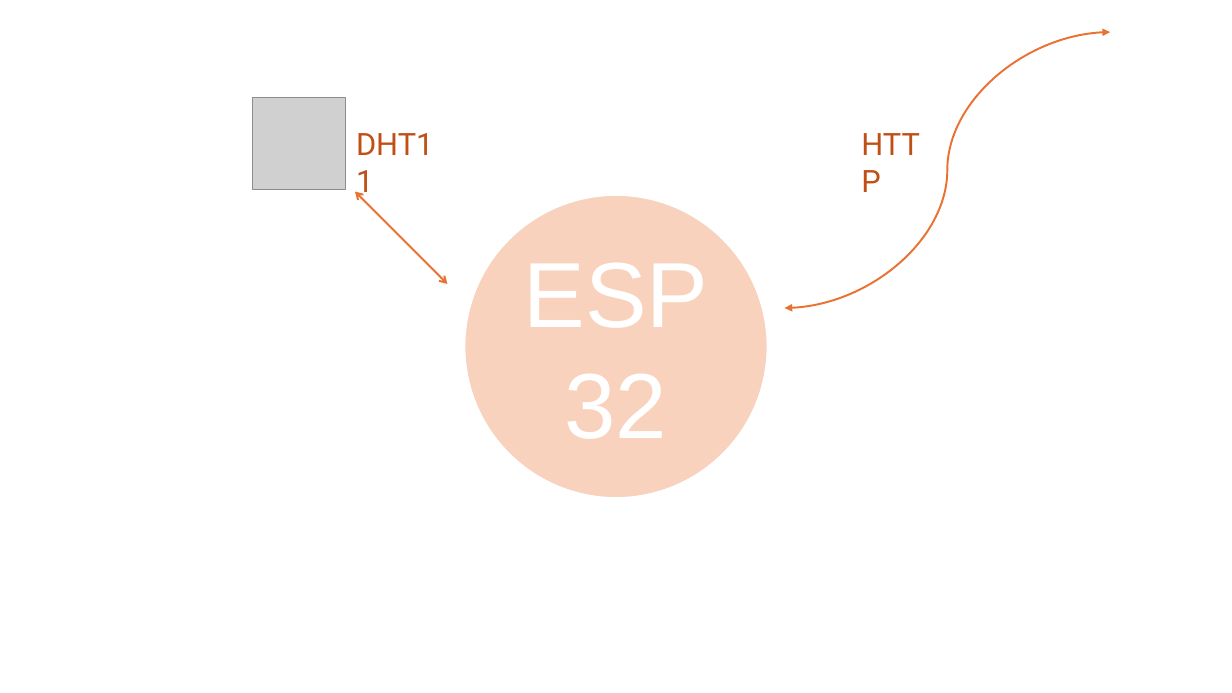
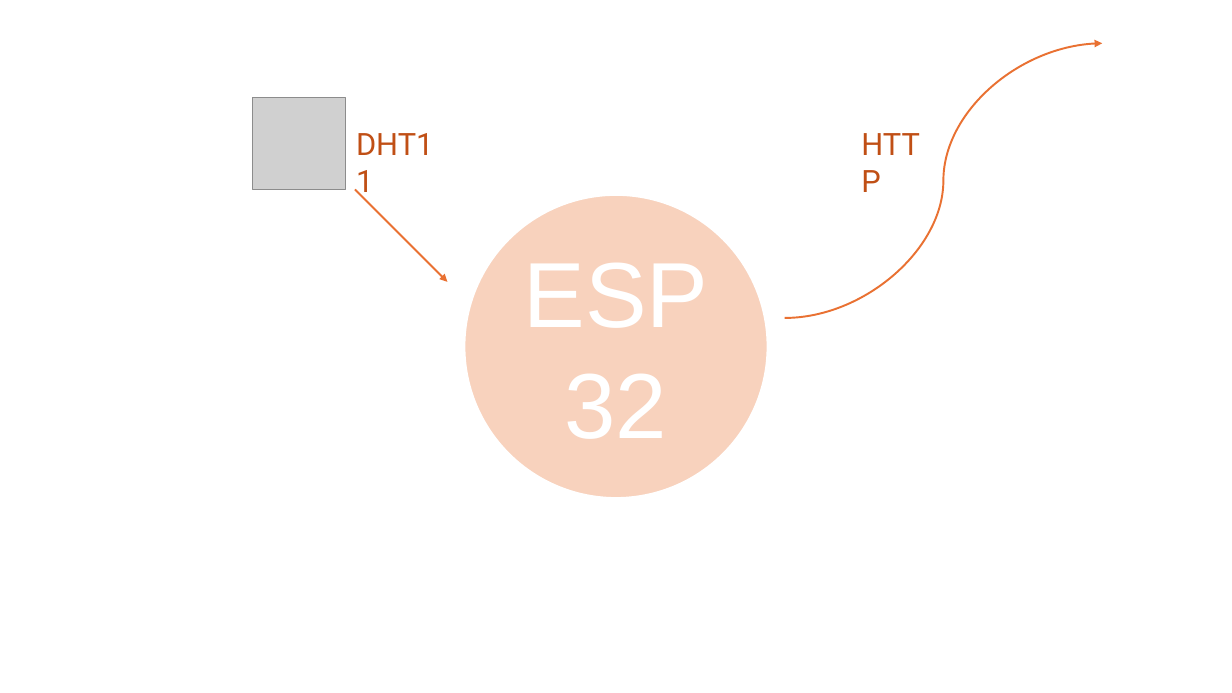
Before and after one commit to petterssonb/python-esp32-mqtt, a slide deck: slide 3 of content/IoT-PoC.pptx. Drawn at 1232x693 pixels with LibreOffice and Linux fonts; fonts in the diff are those of the drawing; grey boxes stand for pictures; background and template pictures are left out. Boxes give left, top, right and bottom in pixels: in the first picture for what was removed or moved away, otherwise in the second. Text is boxed around its words. In the diff, an @@ line names an element or a change of style, - is before the commit and + after.

Commit message:
updated the presentation switched icons and arrows to be more clear.

```diff
--- a/content/IoT-PoC.pptx
+++ b/content/IoT-PoC.pptx
@@ curved double arrow moved from (785, 308) - (1110, 32) to (785, 318) - (1103, 43) @@
@@ curved double arrow (785, 318) - (1103, 43): curved double arrow to curved arrow @@
@@ double arrow (355, 189) - (447, 282): double arrow to arrow @@
```
Also in this commit, not shown: 4 other slides changed.
